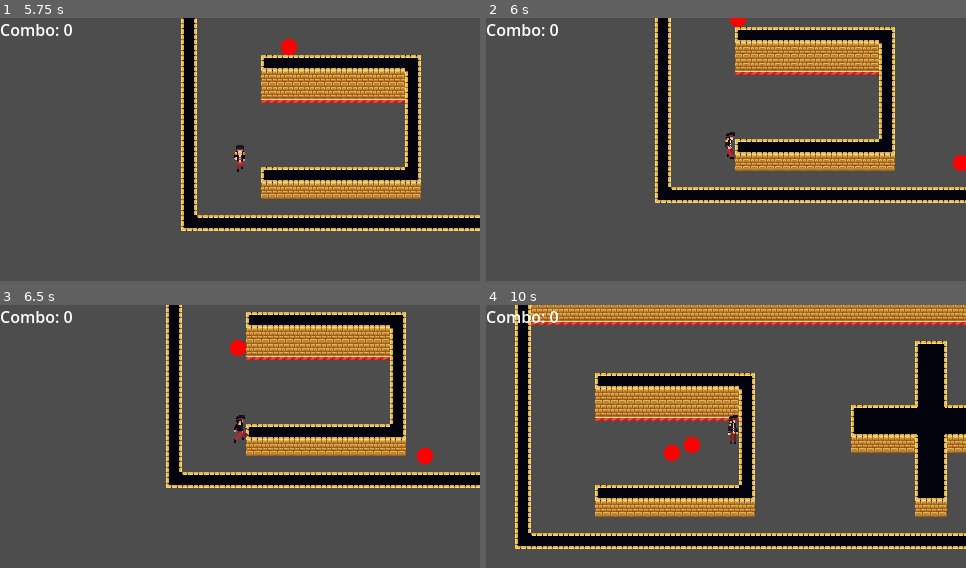
Above: before the commit, frames 1-4 (two rows, left to right).
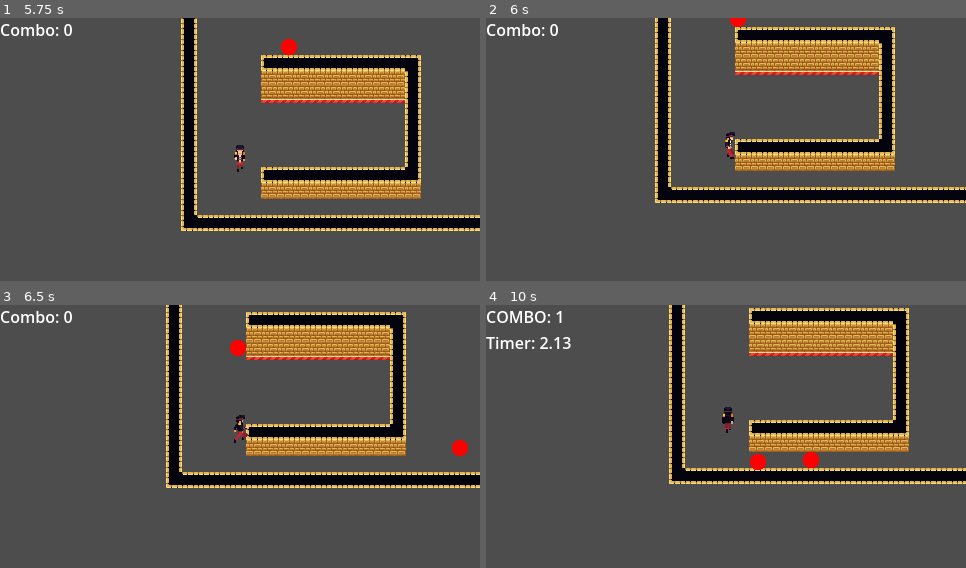
Above: after the commit, the same moments.

Repository: Kapcpa/gmtk-gamejam-2026
Game: Godot game, scene res://scenes/level0.tscn
Two runs of this game, one before a commit and one after it. Both use one fixed random seed, a clock stepped at 60 frames per second and the inputs below.
Inputs (mouse positions are in pixels of both pictures, inside the frame that each line leads up to):
- Up to frame 1 (5.75 s): tap Enter at 0.5 s; move the mouse to (345, 138) at 0.52 s; hold D (right) 0.53-1.28 s; click (345, 138) at 0.6 s; move the mouse to (144, 165) at 1.27 s; hold S (down) 1.28-2.03 s; tap Space (dash) at 1.35, 3.6 s; move the mouse to (288, 94) at 2.02 s; hold D (right) 2.03-2.78 s; right-click (288, 94) at 2.1 s; move the mouse to (216, 207) at 2.77 s; hold W (up) 2.78-3.53 s; click (216, 207) at 2.85 s; move the mouse to (384, 194) at 3.52 s; hold A (left) 3.53-5.03 s; move the mouse to (96, 112) at 4.27 s; right-click (96, 112) at 4.35 s; move the mouse to (264, 152) at 5.02 s; hold S (down) from 5.03 s (still down); click (264, 152) at 5.1 s
- Up to frame 2 (6 s): move the mouse to (654, 86) at 5.77 s; release S (down) at 5.78 s; hold D (right) from 5.78 s (still down); tap Space (dash) at 5.85 s
- Up to frame 3 (6.5 s): keep holding D (right)
- Up to frame 4 (10 s): move the mouse to (831, 425) at 6.52 s; release D (right) at 6.53 s; hold W (up) 6.53-7.28 s; right-click (831, 425) at 6.6 s; move the mouse to (630, 452) at 7.27 s; hold D (right) 7.28-8.03 s; click (630, 452) at 7.35 s; move the mouse to (774, 381) at 8.02 s; hold S (down) 8.03-8.78 s; tap Space (dash) at 8.1 s; move the mouse to (702, 494) at 8.77 s; hold A (left) 8.78-9.53 s; right-click (702, 494) at 8.85 s; move the mouse to (870, 481) at 9.52 s; hold W (up) from 9.53 s (still down); click (870, 481) at 9.6 s

Frame 1 is identical in both runs. In frame 2, 0.1% of the frame differs, in the area x 97-100%, y 52-59%; in frame 3, 0.3%; in frame 4, 45%, in the area x 0-100%, y 0-93%.

Commit message:
range improvements

Diff:
--- /dev/null
+++ b/scenes/enemy.tscn
@@ -0,0 +1,39 @@
+[gd_scene format=3 uid="uid://ba2pevfh0hr20"]
+
+[ext_resource type="Texture2D" uid="uid://by4dbcayo4jmq" path="res://sprites/player.png" id="1_7p1mj"]
+[ext_resource type="Script" uid="uid://comxecvd7knf8" path="res://scripts/enemy.gd" id="1_md0e3"]
+
+[sub_resource type="CircleShape2D" id="CircleShape2D_87140"]
+radius = 6.0827627
+
+[sub_resource type="CircleShape2D" id="CircleShape2D_oamls"]
+radius = 8.0
+
+[sub_resource type="CircleShape2D" id="CircleShape2D_3o11d"]
+radius = 25.0
+
+[node name="enemy" type="CharacterBody2D" unique_id=617679549 groups=["enemies"]]
+collision_layer = 4
+motion_mode = 1
+script = ExtResource("1_md0e3")
+
+[node name="CollisionShape2D" type="CollisionShape2D" parent="." unique_id=1968985931]
+shape = SubResource("CircleShape2D_87140")
+
+[node name="Sprite2D" type="Sprite2D" parent="." unique_id=1011928293]
+modulate = Color(1, 0, 0, 1)
+texture = ExtResource("1_7p1mj")
+
+[node name="hurtbox" type="Area2D" parent="." unique_id=1383664206]
+collision_layer = 0
+collision_mask = 2
+
+[node name="CollisionShape2D" type="CollisionShape2D" parent="hurtbox" unique_id=1406469227]
+shape = SubResource("CircleShape2D_oamls")
+
+[node name="trigger" type="Area2D" parent="." unique_id=1453928519]
+collision_layer = 0
+collision_mask = 2
+
+[node name="CollisionShape2D" type="CollisionShape2D" parent="trigger" unique_id=1049161710]
+shape = SubResource("CircleShape2D_3o11d")
--- a/scenes/ranged_enemy.tscn
+++ b/scenes/ranged_enemy.tscn
@@ -15,6 +15,8 @@
 collision_layer = 4
 motion_mode = 1
 script = ExtResource("1_rs3ab")
+SPEED = 50.0
+ATTACK_SPEED = -100.0
 health = 3.0
 attack = NodePath("RangedAttack")
 
--- a/scripts/bullet.gd
+++ b/scripts/bullet.gd
@@ -1,6 +1,6 @@
 extends CharacterBody2D
 
-const SPEED = 500
+@export var SPEED = 250
 const BULLET_FORCE = 200
 
 @onready var hurtbox: Area2D = $Area2D
--- a/scripts/enemy.gd
+++ b/scripts/enemy.gd
@@ -14,9 +14,9 @@
 @onready var tilemap: TileMapLayer = %tilemap
 @onready var attack_trigger: Area2D = $trigger
 
-const SPEED = 100.0
-const ATTACK_SPEED = 200.0
-const ATTACK_FRICTION = 1200
+@export var SPEED = 100.0
+@export var ATTACK_SPEED = 200.0
+@export var ATTACK_FRICTION = 1200
 
 @export var health: float
 @export var vision: int = 20
--- a/scripts/player.gd
+++ b/scripts/player.gd
@@ -80,8 +80,6 @@
 	if not animation_direction:
 		return
 
-
-
 	var direction_map: Dictionary = {
 		Vector2i(0, -1): "up",
 		Vector2i(0, 1): "down",
